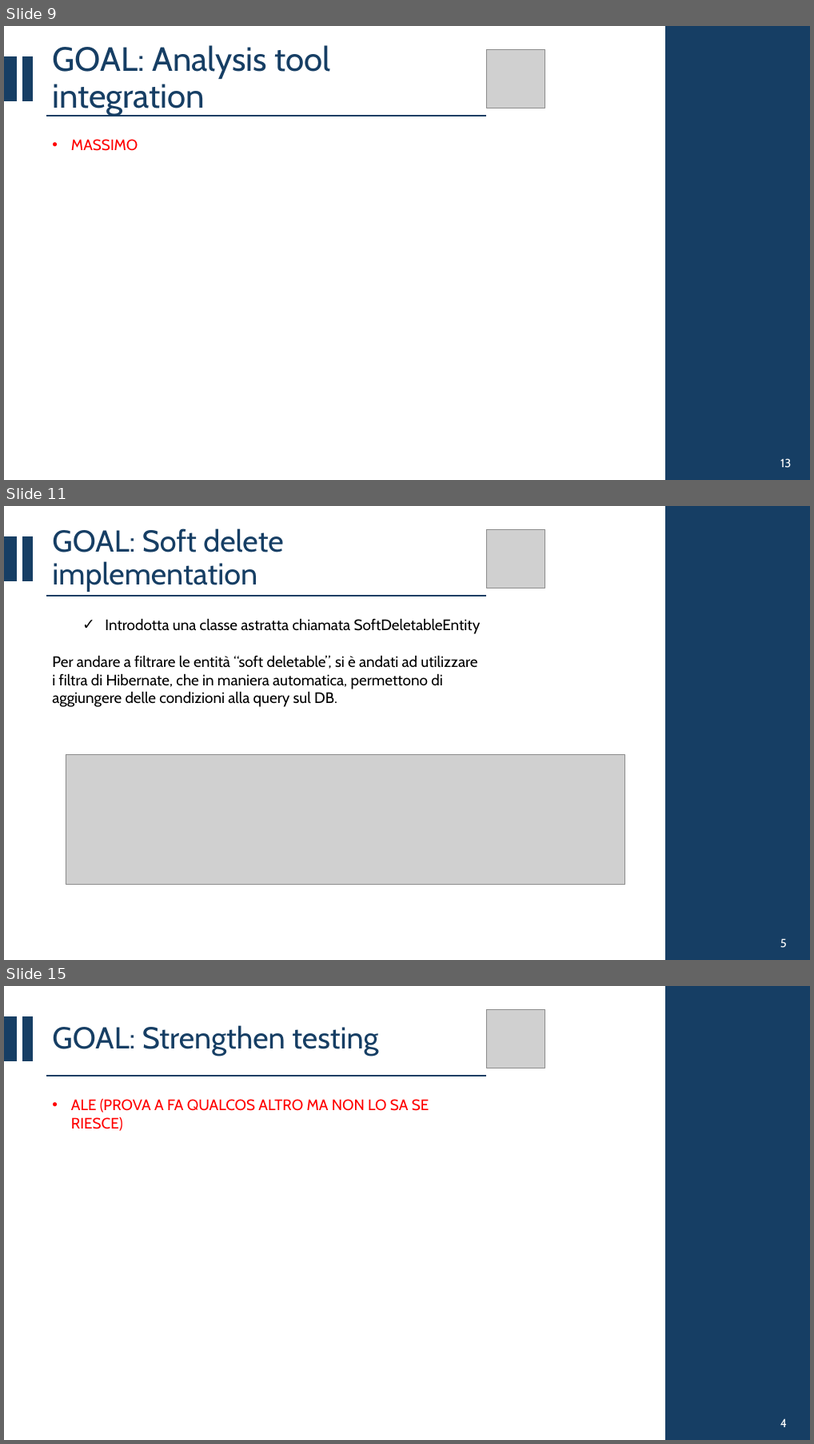
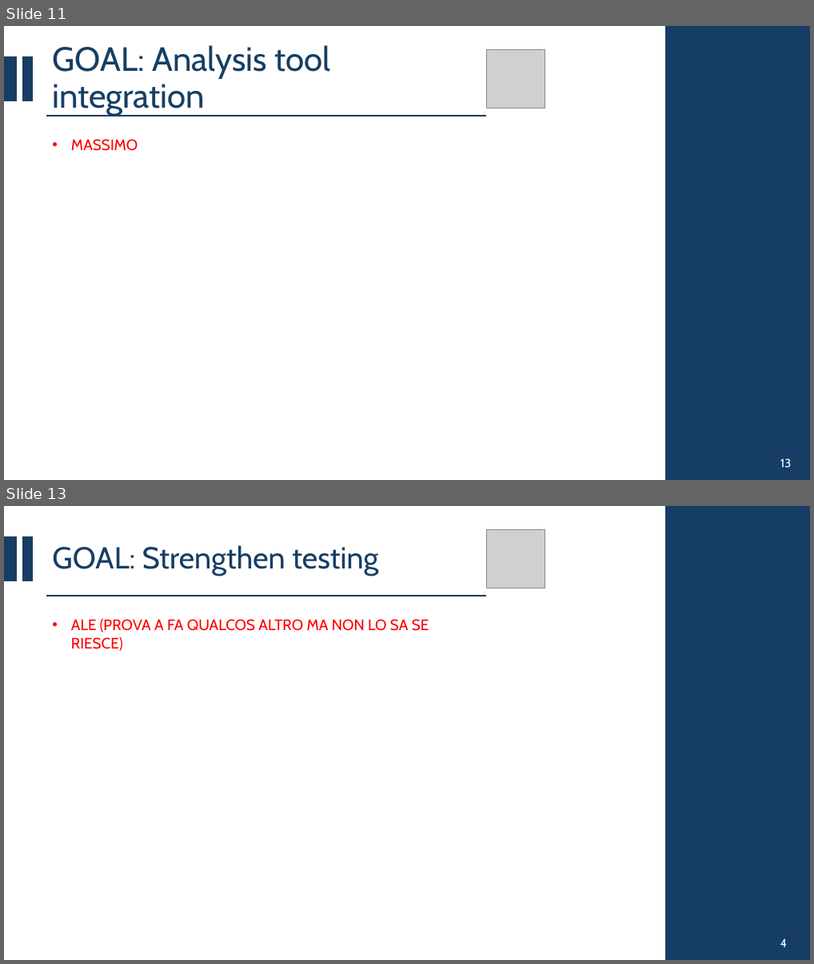
Before and after one commit to CSW-Teams/MS3-docs, a slide deck: ShiftsHappen/Sprint 3/CSW Sprint 3.pptx. Shown one above the other, each under a label of ours: slides 9, 11 and 15 before the commit, slides 11 and 13 after it; the slides between them are not shown. The pictures are 814x1444 and 814x964 pixels, drawn with LibreOffice and Linux fonts; fonts in the diff are those of the drawing; grey boxes stand for pictures. Boxes give left, top, right and bottom in pixels: in the first picture for what was removed or moved away, otherwise in the second. Text is boxed around its words. In the diff, an @@ line names an element or a change of style, - is before the commit and + after.

```diff
--- a/ShiftsHappen/Sprint 3/CSW Sprint 3.pptx
+++ b/ShiftsHappen/Sprint 3/CSW Sprint 3.pptx
@@ slide 11 removed at (4,506,810,960), background #FFFFFF @@
@@ title removed at (52,528,283,592) @@
-GOAL: Soft delete implementation
@@ picture removed at (486,529,546,588) @@
@@ rectangle removed at (666,506,810,960) @@
@@ rectangle removed at (4,537,17,580) @@
@@ rectangle removed at (23,537,33,580) @@
@@ line removed from (46, 596) to (486, 596) @@
@@ text removed at (52,618,481,707) @@
-  ✓ Introdotta una classe astratta chiamata SoftDeletableEntity
-Per andare a filtrare le entità “soft deletable”, si è andati ad utilizzare i filtra di Hibernate, che in maniera automatica, permettono di aggiungere delle condizioni alla query sul DB.
@@ picture removed at (66,755,626,884) @@
@@ text removed at (781,938,787,947) @@
-5
@@ what was slide 9 is now slide 11 @@
@@ what was slide 15 is now slide 13 @@
```
Also in this commit, not shown: 3 slides changed, 2 slides added, 3 other slides removed.
